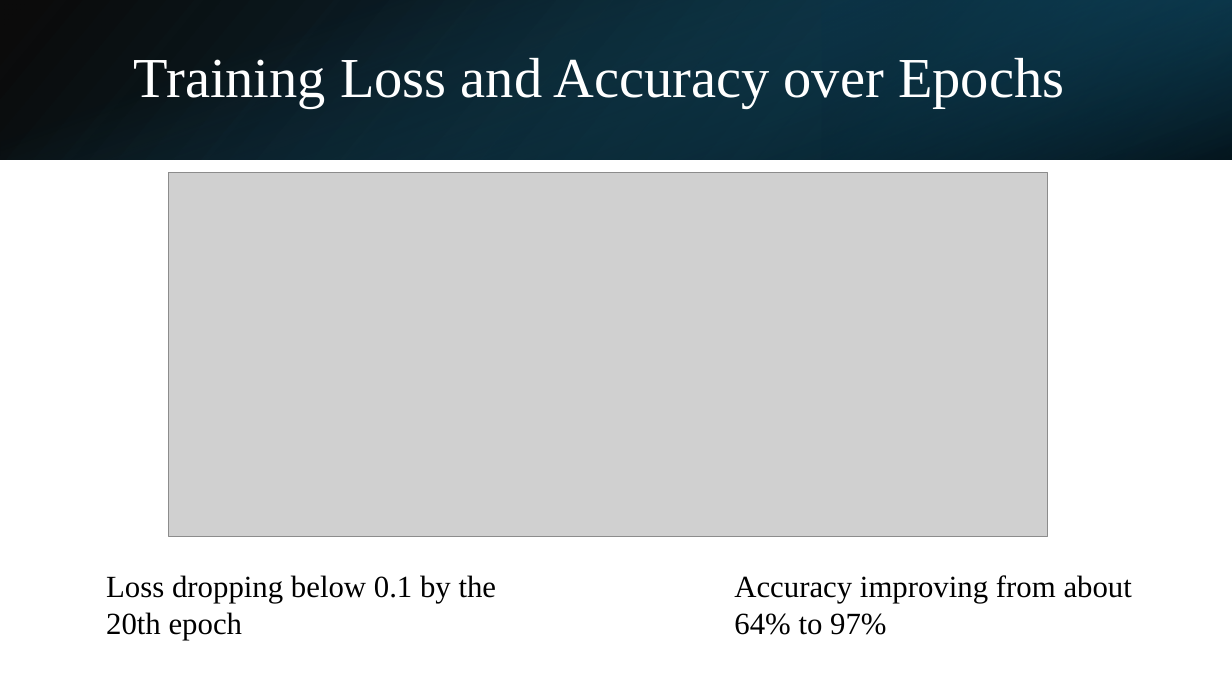
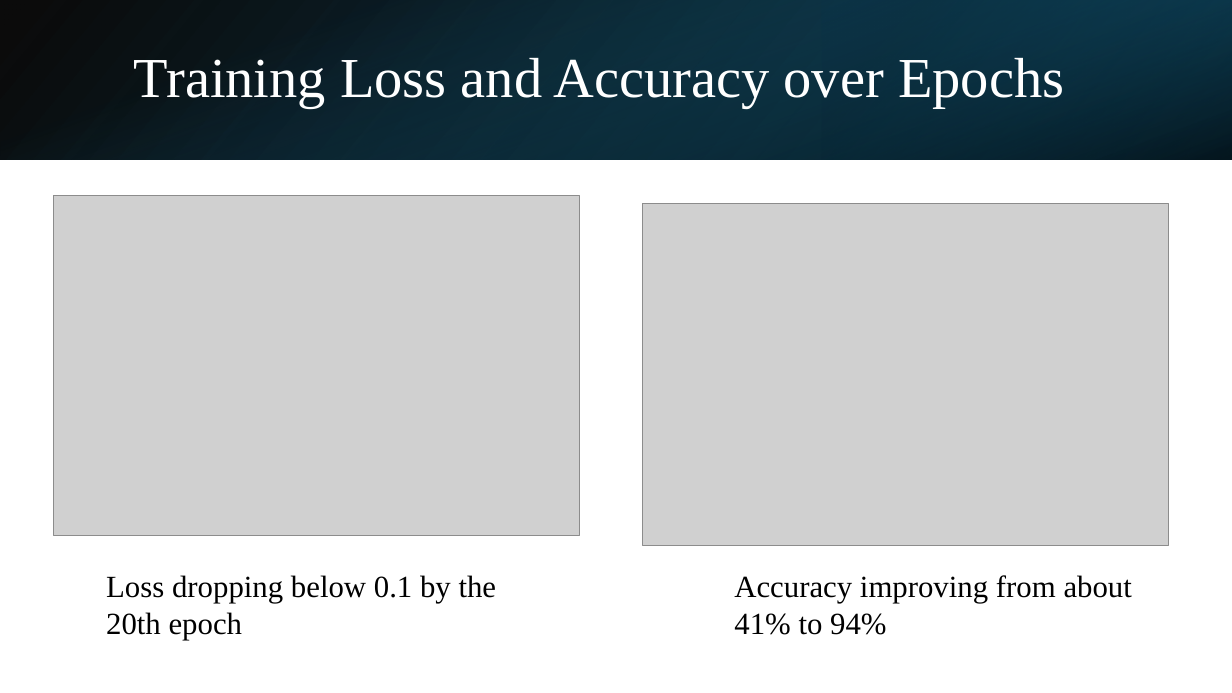
Before and after one commit to vk07kiran/Ayurvedic-Intelligence, a slide deck: slide 15 of More Info/Updated.pptx (slide 14 before the commit). Drawn at 1232x693 pixels with LibreOffice and Linux fonts; fonts in the diff are those of the drawing; grey boxes stand for pictures. Boxes give left, top, right and bottom in pixels: in the first picture for what was removed or moved away, otherwise in the second. Text is boxed around its words. In the diff, an @@ line names an element or a change of style, - is before the commit and + after.

```diff
--- a/More Info/Updated.pptx
+++ b/More Info/Updated.pptx
@@ picture added at [54, 196, 579, 536] @@
@@ picture: place and size @@
-picture at [169, 173, 1048, 537]
+picture at [643, 203, 1169, 545]
@@ text at [734, 575, 1132, 635]: text changed @@
-Accuracy improving from about 64% to 97%
+Accuracy improving from about 41% to 94%
```
Also in this commit, not shown: 6 other slides changed, 3 slides added, 1 slide removed.
